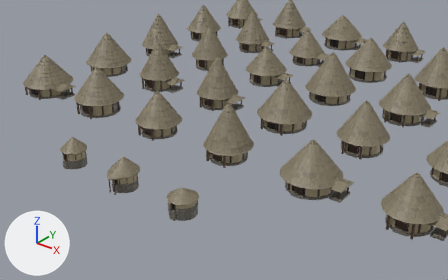
The Blender file Assets/BronzeHouse/bronze.blend, before and after one commit.
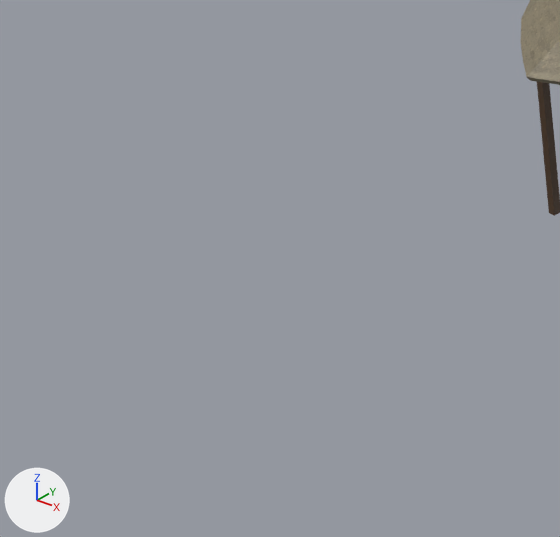
Old and new are each drawn from a 50 mm lens placed at (85.7, -139.5, 63.0), pointed at (17.8, -54.7, 10.4) and again close up on the part from 12% to 25% of the width and 61% to 80% of the height. Every picture has the same lights, and +X, +Y and +Z are marked at lower left. The older version's two pictures come first.

Objects in the first close-up: 'bronze-porched'.
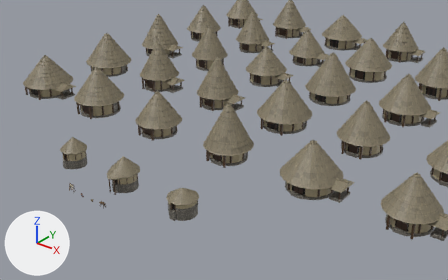
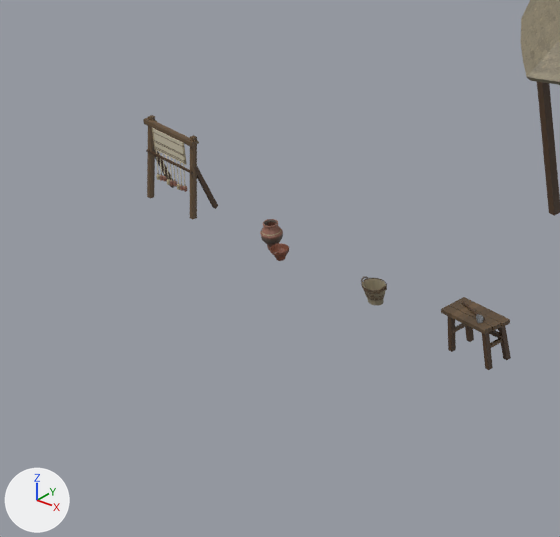
What the commit changed:
Mesh me_bronze_prop_workbench is new.
It has 530 vertices, 220 faces and spans x -0.66..0.655, y -0.286..0.287, z -0.108..0.855.
It uses material mat_atlas (picture img_atlas_flipped_png).
Mesh me_bronze_prop_basket is new.
It has 2220 vertices, 1000 faces and spans x -0.309..0.309, y -0.212..0.212, z -0.073..0.379.
It uses material mat_atlas (picture img_atlas_flipped_png).
Mesh me_bronze_prop_pottery is new.
It has 1468 vertices, 704 faces and spans x -0.356..0.487, y -0.282..0.274, z -0.073..0.515.
It uses material mat_atlas (picture img_atlas_flipped_png).
Mesh me_bronze_prop_loom is new.
It has 2364 vertices, 996 faces and spans x -0.75..0.75, y -0.19..0.46, z -0.12..1.66.
It uses material mat_atlas (picture img_atlas_flipped_png).
Object 'bronze-prop-workbench' (ob_bronze_prop_workbench) is new; it shows me_bronze_prop_workbench.
Its location is (4.5, -75.0, 0.0).
Object 'bronze-prop-basket' (ob_bronze_prop_basket) is new; it shows me_bronze_prop_basket.
Its location is (1.5, -75.0, 0.0).
Object 'bronze-prop-pottery' (ob_bronze_prop_pottery) is new; it shows me_bronze_prop_pottery.
Its location is (-1.5, -75.0, 0.0).
Object 'bronze-prop-loom' (ob_bronze_prop_loom) is new; it shows me_bronze_prop_loom.
Its location is (-4.5, -75.0, 0.0).

Location of each change, [x1, y1, x2, y2] in pixels of the close-ups (560 x 537 px):
'bronze-prop-loom', added (brown)
    after: [143, 115, 218, 219]
'bronze-prop-workbench', added (brown)
    after: [441, 297, 511, 370]
'bronze-prop-pottery', added (brown)
    after: [260, 219, 289, 261]
'bronze-prop-basket', added (brown)
    after: [361, 276, 387, 305]
